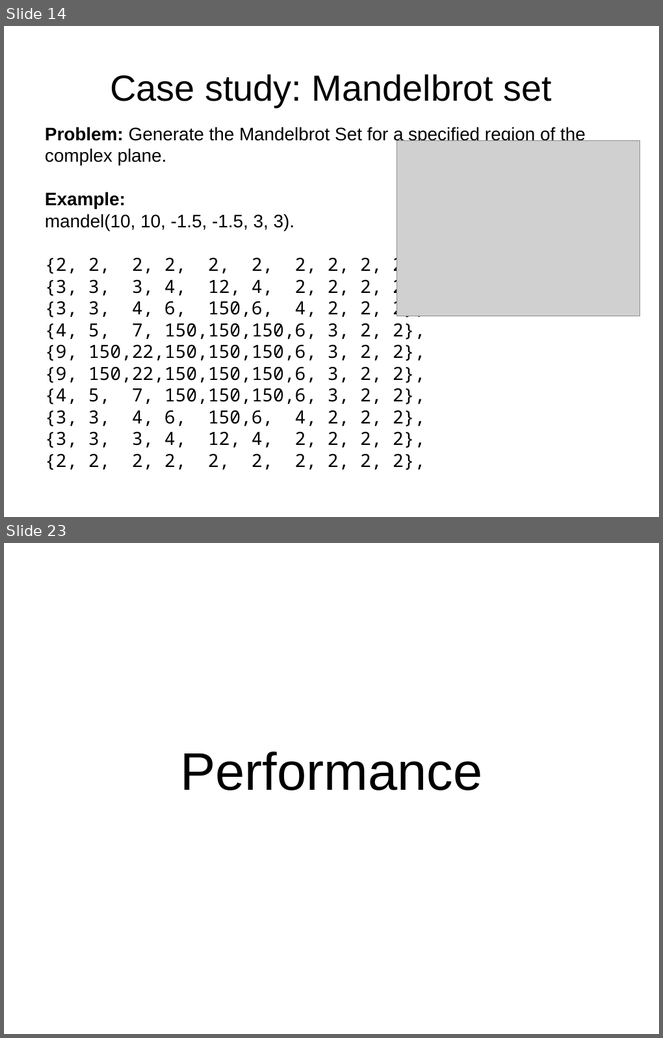
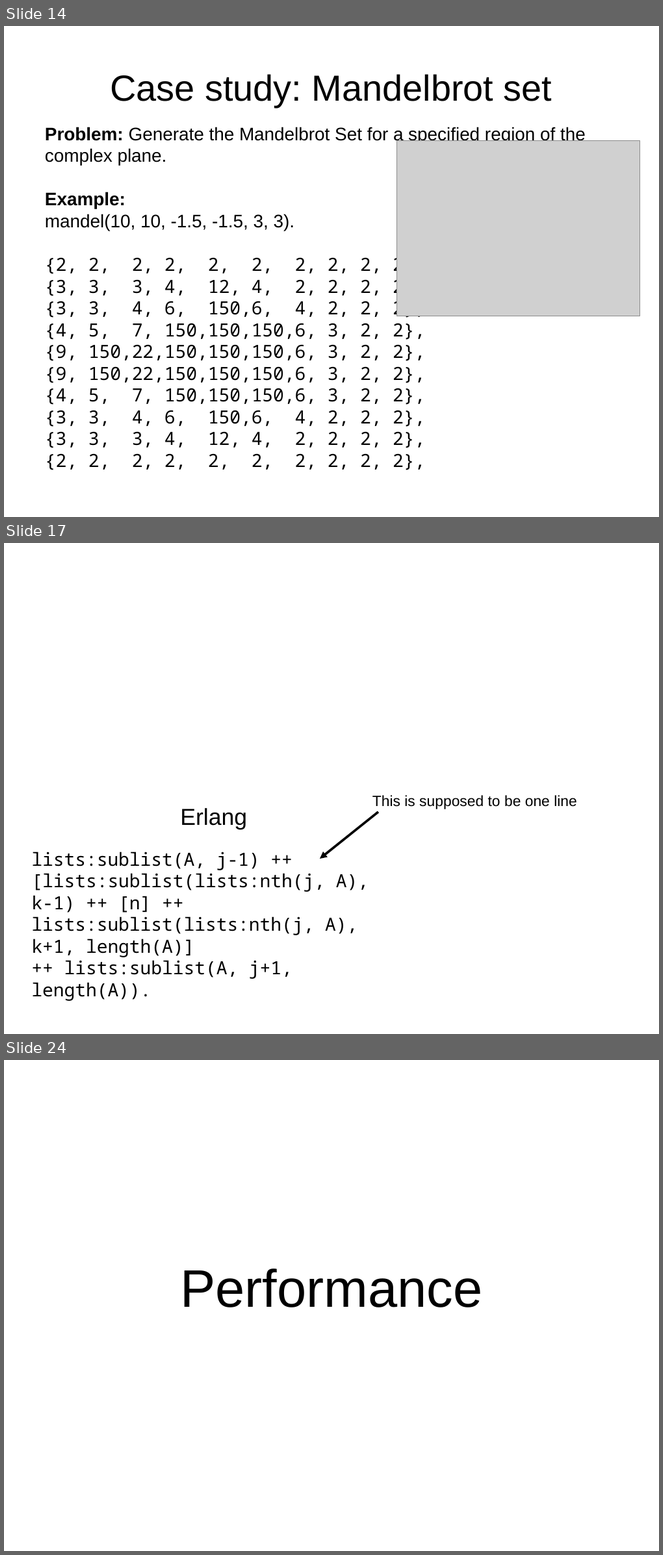
Before and after one commit to FractalDesigns/cowichan-1, a slide deck: miscellaneous/2010-12/slides.odp. Shown one above the other, each under a label of ours: slides 14 and 23 before the commit, slides 14, 17 and 24 after it; the slides between them are not shown. The pictures are 663x1038 and 663x1555 pixels, drawn with LibreOffice and Linux fonts; fonts in the diff are those of the drawing; grey boxes stand for pictures; background and template pictures are left out. Boxes give left, top, right and bottom in pixels: in the first picture for what was removed or moved away, otherwise in the second. Text is boxed around its words. In the diff, an @@ line names an element or a change of style, - is before the commit and + after.

```diff
--- a/miscellaneous/2010-12/slides.odp
+++ b/miscellaneous/2010-12/slides.odp
@@ slide 17 added at (x1=4, y1=543, x2=659, y2=1034), background picture (left out) @@
@@ text added at (x1=373, y1=795, x2=577, y2=809), 18 pt, text #000000 @@
+This is supposed to be one line
@@ text added at (x1=31, y1=808, x2=369, y2=979), 22 pt, text #000000 @@
+Erlang
+lists:sublist(A, j-1) ++
+[lists:sublist(lists:nth(j, A), k-1) ++ [n] ++ lists:sublist(lists:nth(j, A), k+1, length(A)]
+++ lists:sublist(A, j+1, length(A)).
@@ arrow added from (378, 812) to (320, 859), #000000 2.83 pt @@
@@ what was slide 23 is now slide 24 @@
```
Also in this commit, not shown: 23 slides changed, 3 other slides added, 4 slides removed, 1 other file.
